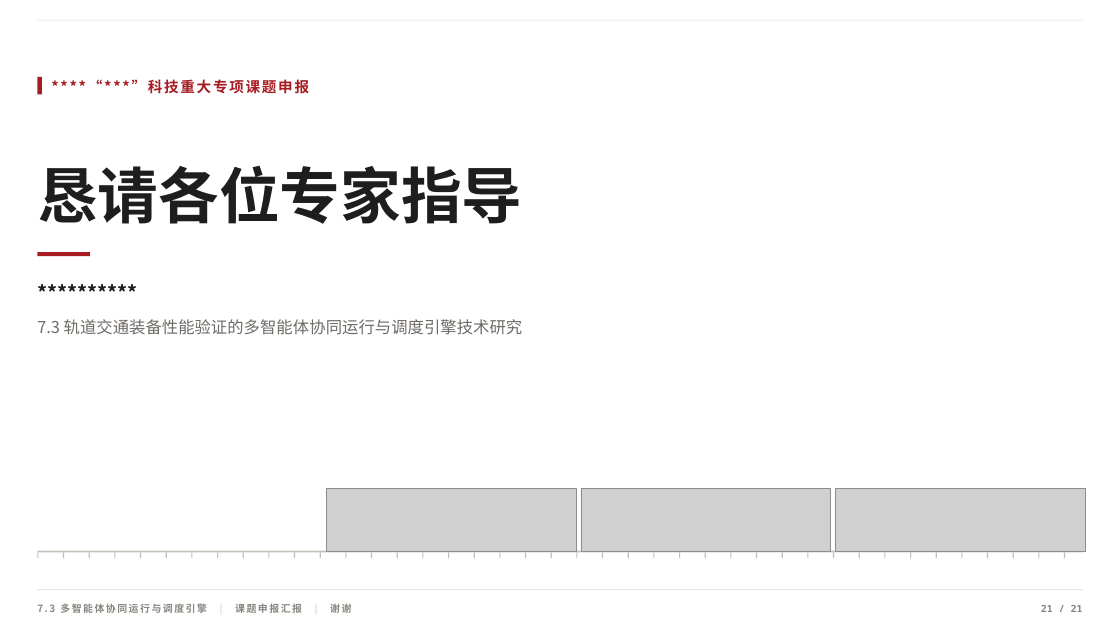
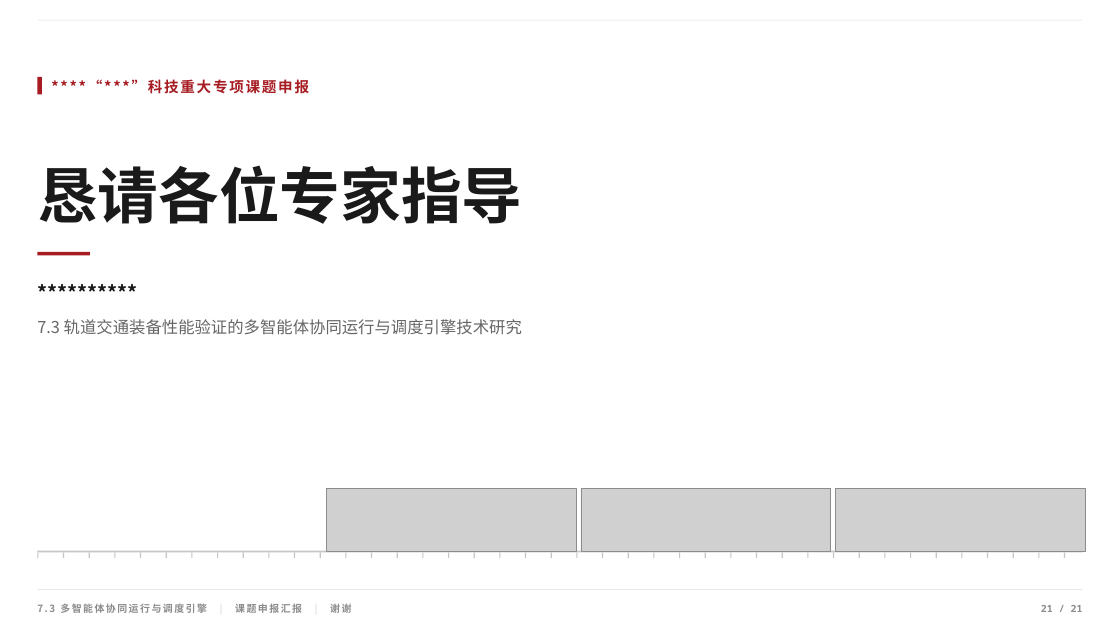
Before and after one commit to huosi012/PPT, a slide deck: slide 21 of 项目汇报PPT.pptx. Drawn at 1120x630 pixels with LibreOffice and Linux fonts; fonts in the diff are those of the drawing; grey boxes stand for pictures. Boxes give left, top, right and bottom in pixels: in the first picture for what was removed or moved away, otherwise in the second. Text is boxed around its words. In the diff, an @@ line names an element or a change of style, - is before the commit and + after.

```diff
--- a/项目汇报PPT.pptx
+++ b/项目汇报PPT.pptx
@@ text "7.3 轨道交通装备性能验证的多智能体协同运行与调度引擎技术研究" at bbox=[37, 319, 522, 335]: text colour #6F6B67 to #666666 @@
```
Also in this commit, not shown: 20 other slides changed, 35 other files.
